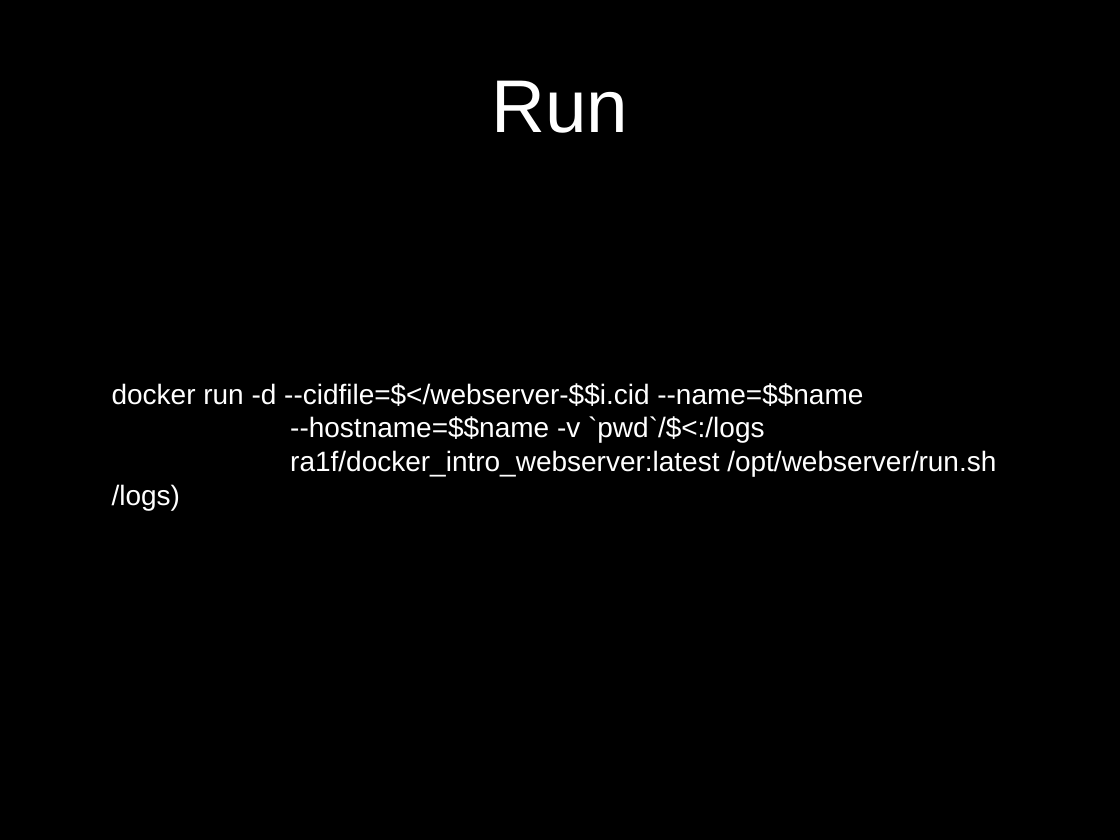
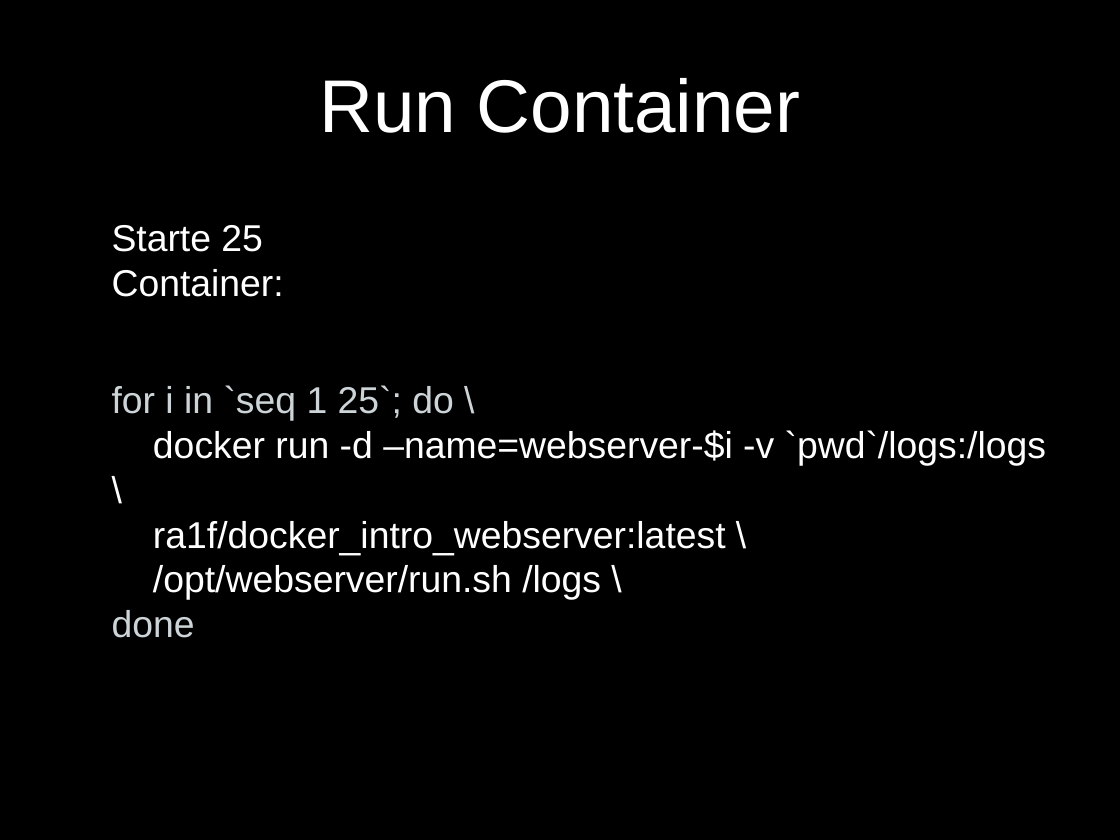
Before and after one commit to ra1f/docker-intro, a slide deck: slide 36 of DockerIntro.pptx (slide 11 before the commit). Drawn at 1120x840 pixels with LibreOffice and Linux fonts; fonts in the diff are those of the drawing; background and template pictures are left out. Boxes give left, top, right and bottom in pixels: in the first picture for what was removed or moved away, otherwise in the second. Text is boxed around its words. In the diff, an @@ line names an element or a change of style, - is before the commit and + after.

```diff
--- a/DockerIntro.pptx
+++ b/DockerIntro.pptx
@@ title at [319,78,801,133]: text changed @@
-Run
+Run Container
@@ text added at [112,225,284,297], 24 pt, text #FFFFFF @@
+Starte 25 Container:
@@ text at [112,385,1046,600]: text changed; size 18 to 24 pt @@
-docker run -d --cidfile=$</webserver-$$i.cid --name=$$name
---hostname=$$name -v `pwd`/$<:/logs
-ra1f/docker_intro_webserver:latest /opt/webserver/run.sh /logs)
+for i in `seq 1 25`; do \
+docker run -d –name=webserver-$i -v `pwd`/logs:/logs \
+ra1f/docker_intro_webserver:latest \
+/opt/webserver/run.sh /logs \
+done
```
Also in this commit, not shown: 4 other slides changed, 36 slides added, 2 slides removed, 7 other files.
